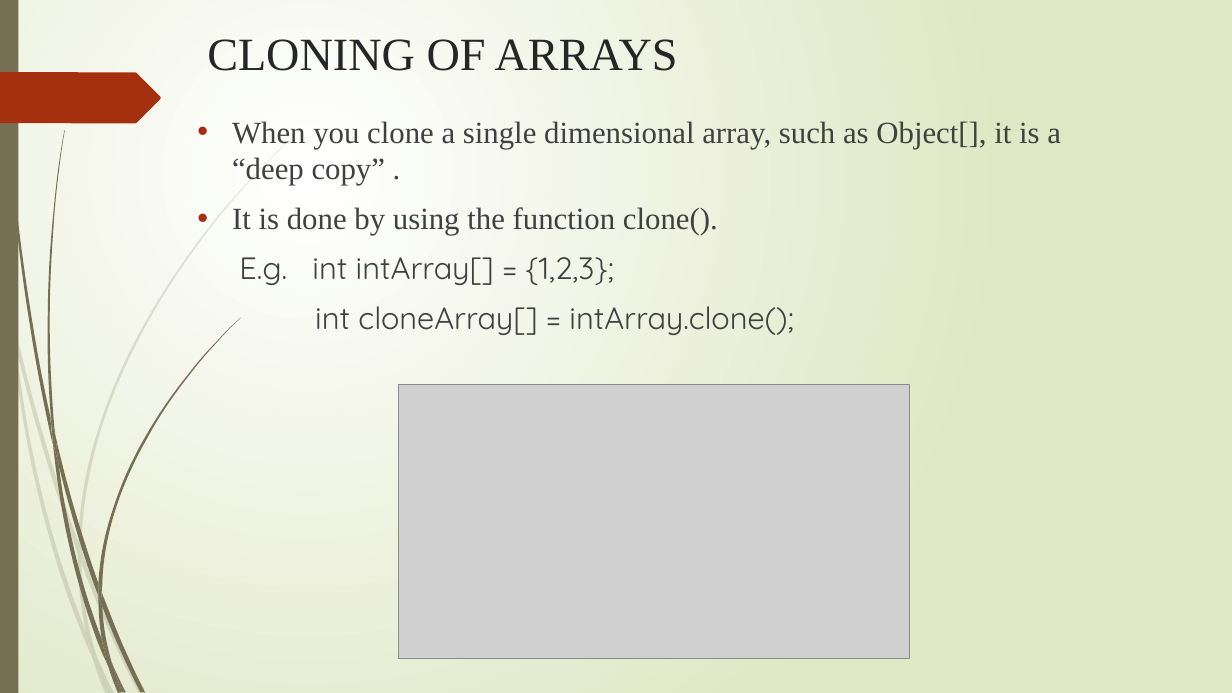
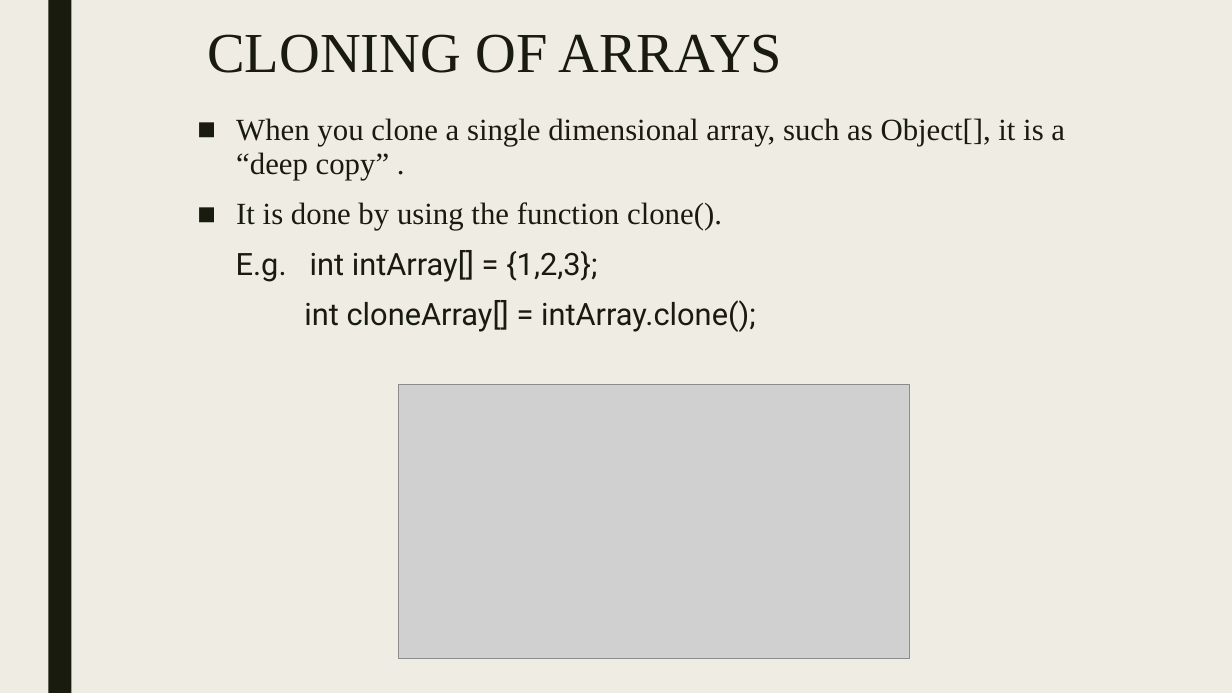
Before and after one commit to Adarsha-1/Group-6, a slide deck: slide 14 of arraysnew.pptx. Drawn at 1232x693 pixels with LibreOffice and Linux fonts; fonts in the diff are those of the drawing; grey boxes stand for pictures. Boxes give left, top, right and bottom in pixels: in the first picture for what was removed or moved away, otherwise in the second. Text is boxed around its words. In the diff, an @@ line names an element or a change of style, - is before the commit and + after.

```diff
--- a/arraysnew.pptx
+++ b/arraysnew.pptx
@@ background gradient #FFFFFF to #DFE8C4 to #EFEDE3 @@
@@ rectangle: place and size @@
-rectangle at (0,0,18,693)
+rectangle at (48,0,71,693)
@@ rectangle at (48,0,71,693): fill #766F54 to #191B0E @@
@@ title "CLONING OF ARRAYS" at (207,34,782,73): size 36 to 44 pt, text colour #262626 to #191B0E; line spacing 1 to 0.89 @@
@@ freeform shape removed at (0,72,161,123) @@
@@ text "When you clone a single ..." at (236,118,1065,332): text colour #404040 to #191B0E; font Quicksand to Roboto in "E.g. int intArray[] = {1,2,3};", "int cloneArray[] = intArray.clone();"; bullet • to ■; line spacing 1 to 0.94; more space between paragraphs @@
@@ group removed at (0,141,288,693): 10 freeform shapes @@
@@ group removed at (3,0,240,693): 12 freeform shapes @@
```
Also in this commit, not shown: 15 other slides changed.
